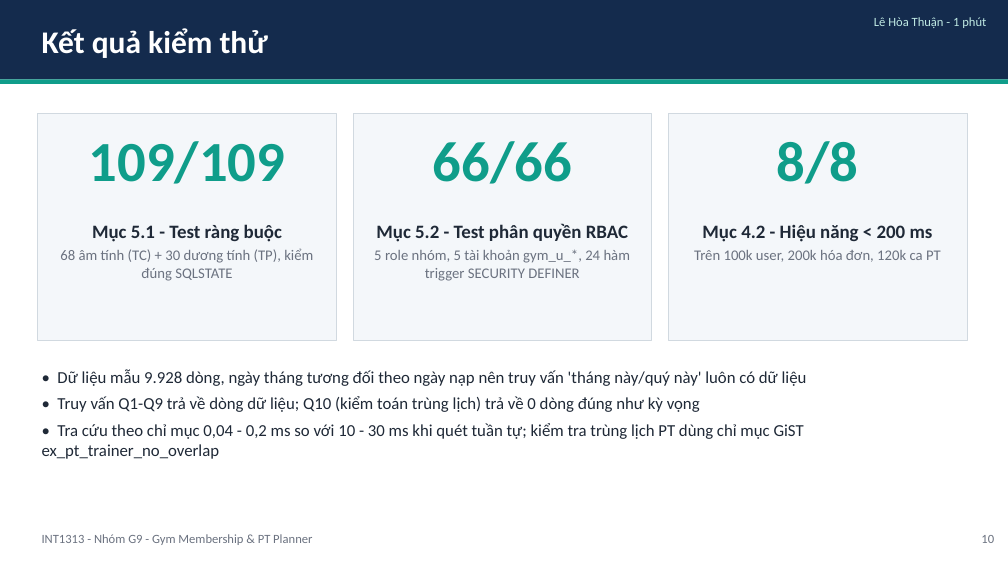
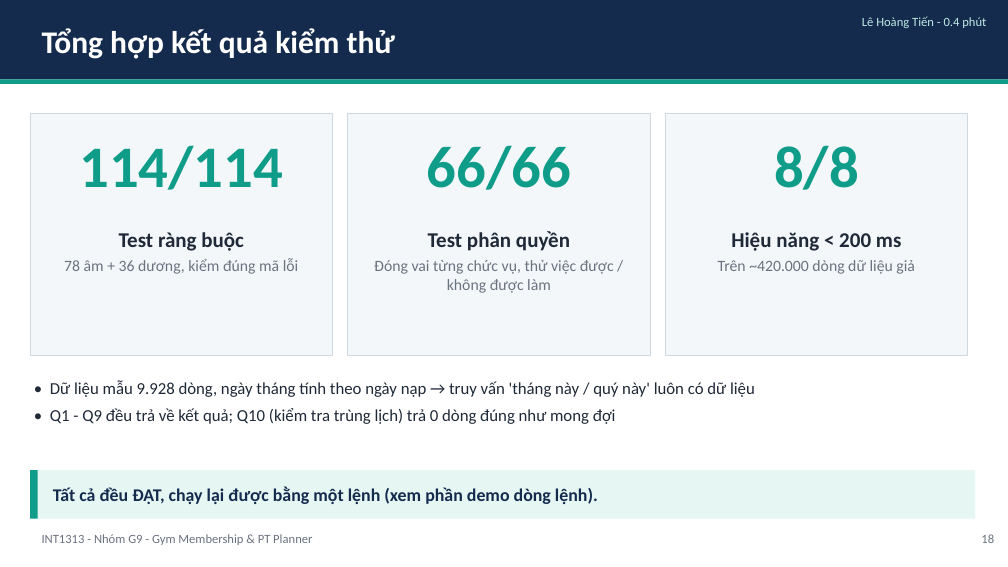
Before and after one commit to TienVN6222/PTIT_INT1313_CSDL_Group9, a slide deck: slide 18 of Phase 4/presentation/deck.pptx (slide 10 before the commit). Drawn at 1008x567 pixels with LibreOffice and Linux fonts; fonts in the diff are those of the drawing. Boxes give left, top, right and bottom in pixels: in the first picture for what was removed or moved away, otherwise in the second. Text is boxed around its words. In the diff, an @@ line names an element or a change of style, - is before the commit and + after.

```diff
--- a/Phase 4/presentation/deck.pptx
+++ b/Phase 4/presentation/deck.pptx
@@ text at [42,28,395,59]: text changed @@
-Kết quả kiểm thử
+Tổng hợp kết quả kiểm thử
@@ text at [862,16,986,28]: text changed @@
-Lê Hòa Thuận - 1 phút
+Lê Hoàng Tiến - 0.4 phút
@@ rectangle: place and size @@
-rectangle at [38,113,337,340]
+rectangle at [30,113,333,355]
@@ rectangle: place and size @@
-rectangle at [353,113,652,340]
+rectangle at [348,113,650,355]
@@ rectangle: place and size @@
-rectangle at [668,113,967,340]
+rectangle at [665,113,968,355]
@@ text at [79,145,283,190]: text changed; size 54 to 56 pt @@
-109/109
+114/114
@@ text "66/66" at [427,145,571,190]: size 54 to 56 pt @@
@@ text "8/8" at [774,145,859,190]: size 54 to 56 pt @@
@@ text at [64,232,299,274]: text changed; size 14 to 15 pt @@
-Mục 5.1 - Test ràng buộc
-68 âm tính (TC) + 30 dương tính (TP), kiểm đúng SQLSTATE
+Test ràng buộc
+78 âm + 36 dương, kiểm đúng mã lỗi
@@ text at [374,231,614,293]: text changed; size 14 to 15 pt @@
-Mục 5.2 - Test phân quyền RBAC
-5 role nhóm, 5 tài khoản gym_u_*, 24 hàm trigger SECURITY DEFINER
+Test phân quyền
+Đóng vai từng chức vụ, thử việc được / không được làm
@@ text at [718,232,915,274]: text changed; size 14 to 15 pt @@
-Mục 4.2 - Hiệu năng < 200 ms
-Trên 100k user, 200k hóa đơn, 120k ca PT
+Hiệu năng < 200 ms
+Trên ~420.000 dòng dữ liệu giả
@@ text at [50,381,755,424]: text changed @@
-• Dữ liệu mẫu 9.928 dòng, ngày tháng tương đối theo ngày nạp nên truy vấn 'tháng này/quý này' luôn có dữ liệu
-• Truy vấn Q1-Q9 trả về dòng dữ liệu; Q10 (kiểm toán trùng lịch) trả về 0 dòng đúng như kỳ vọng
-• Tra cứu theo chỉ mục 0,04 - 0,2 ms so với 10 - 30 ms khi quét tuần tự; kiểm tra trùng lịch PT dùng chỉ mục GiST ex_pt_trainer_no_overlap
+• Dữ liệu mẫu 9.928 dòng, ngày tháng tính theo ngày nạp → truy vấn 'tháng này / quý này' luôn có dữ liệu
+• Q1 - Q9 đều trả về kết quả; Q10 (kiểm tra trùng lịch) trả 0 dòng đúng như mong đợi
@@ rectangle added at [30,470,975,519], fill #E6F6F3 @@
@@ rectangle added at [30,470,38,519], fill #0F9D8A @@
@@ text added at [53,487,598,504], 17 pt, text #142B4D, bold @@
+Tất cả đều ĐẠT, chạy lại được bằng một lệnh (xem phần demo dòng lệnh).
```
Also in this commit, not shown: 5 other slides changed, 20 slides added, 8 slides removed, 23 other files.
